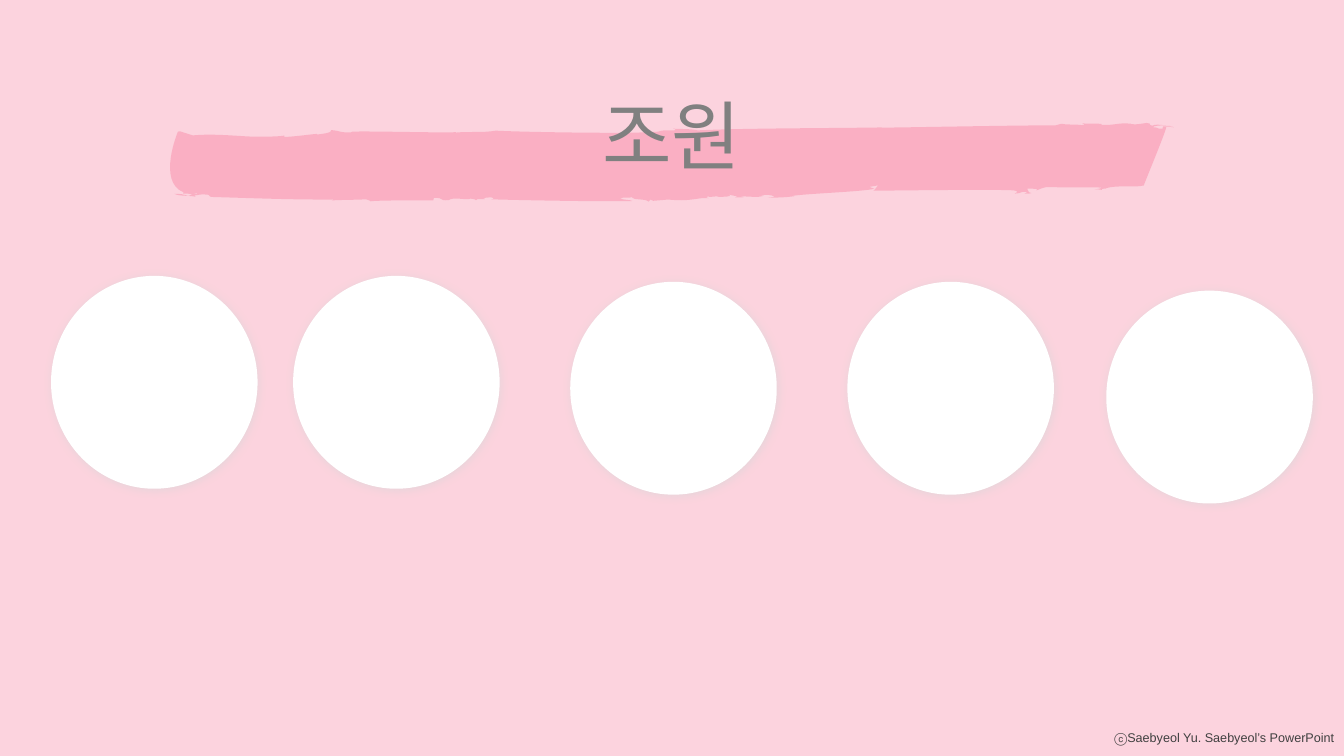
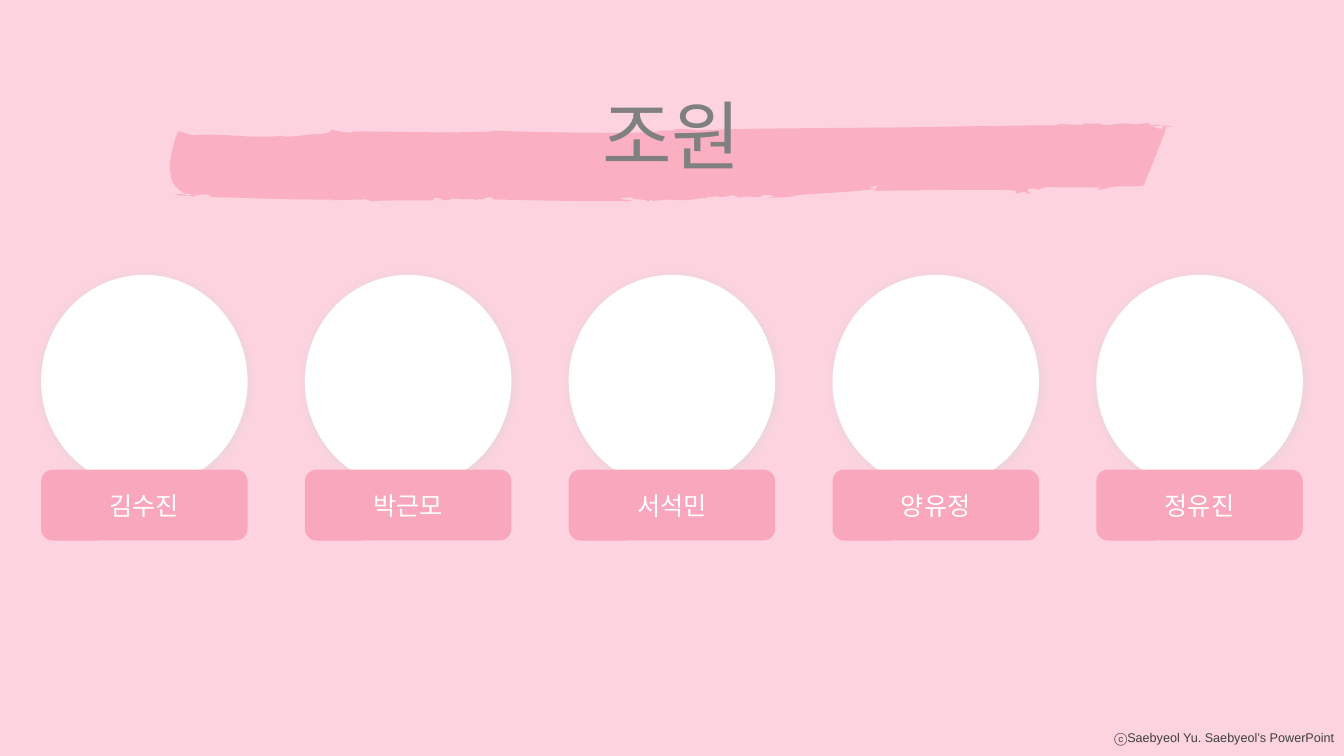
Before and after one commit to seasukmin/DateTeam, a slide deck: slide 9 of 정유진 - 맛집/ppt/ppt.pptx. Drawn at 1344x756 pixels with LibreOffice and Linux fonts; fonts in the diff are those of the drawing. Boxes give left, top, right and bottom in pixels: in the first picture for what was removed or moved away, otherwise in the second. Text is boxed around its words. In the diff, an @@ line names an element or a change of style, - is before the commit and + after.

```diff
--- a/정유진 - 맛집/ppt/ppt.pptx
+++ b/정유진 - 맛집/ppt/ppt.pptx
@@ ellipse: place and size @@
-ellipse at (51, 276, 258, 489)
+ellipse at (41, 275, 248, 488)
@@ ellipse: place and size @@
-ellipse at (293, 276, 500, 489)
+ellipse at (304, 275, 511, 488)
@@ ellipse: place and size @@
-ellipse at (571, 282, 777, 495)
+ellipse at (569, 275, 775, 488)
@@ ellipse: place and size @@
-ellipse at (848, 282, 1055, 495)
+ellipse at (833, 275, 1040, 488)
@@ ellipse: place and size @@
-ellipse at (1107, 290, 1314, 503)
+ellipse at (1097, 275, 1304, 488)
@@ rounded rectangle added at (41, 470, 248, 540), fill #F9A7BD, 18 pt, text #FFFFFF @@
+김수진
@@ rounded rectangle added at (304, 470, 511, 540), fill #F9A7BD, 18 pt, text #FFFFFF @@
+박근모
@@ rounded rectangle added at (569, 470, 775, 540), fill #F9A7BD, 18 pt, text #FFFFFF @@
+서석민
@@ rounded rectangle added at (833, 470, 1040, 540), fill #F9A7BD, 18 pt, text #FFFFFF @@
+양유정
@@ rounded rectangle added at (1097, 470, 1304, 540), fill #F9A7BD, 18 pt, text #FFFFFF @@
+정유진
```
Also in this commit, not shown: 6 other slides changed, 25 other files.
